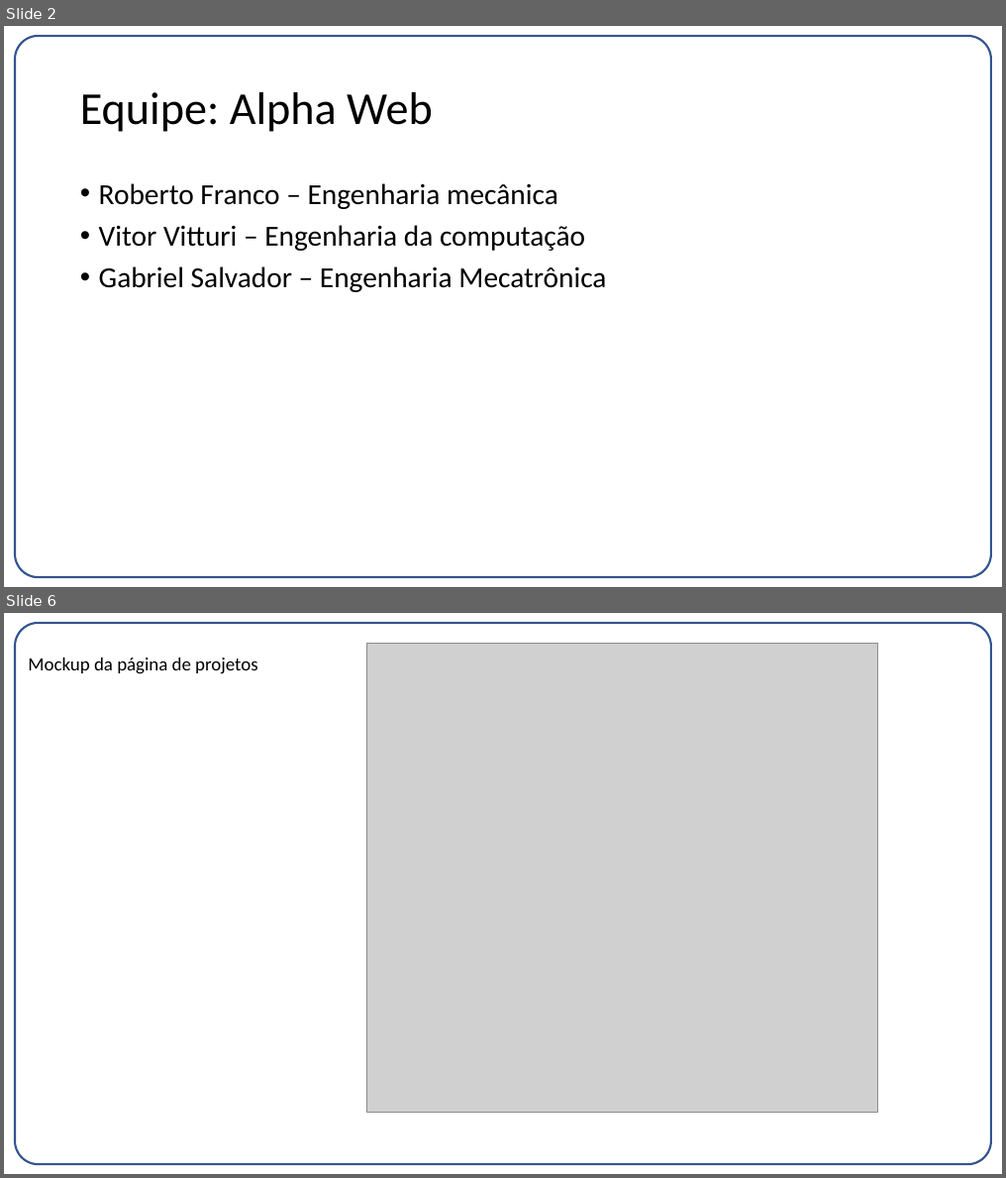
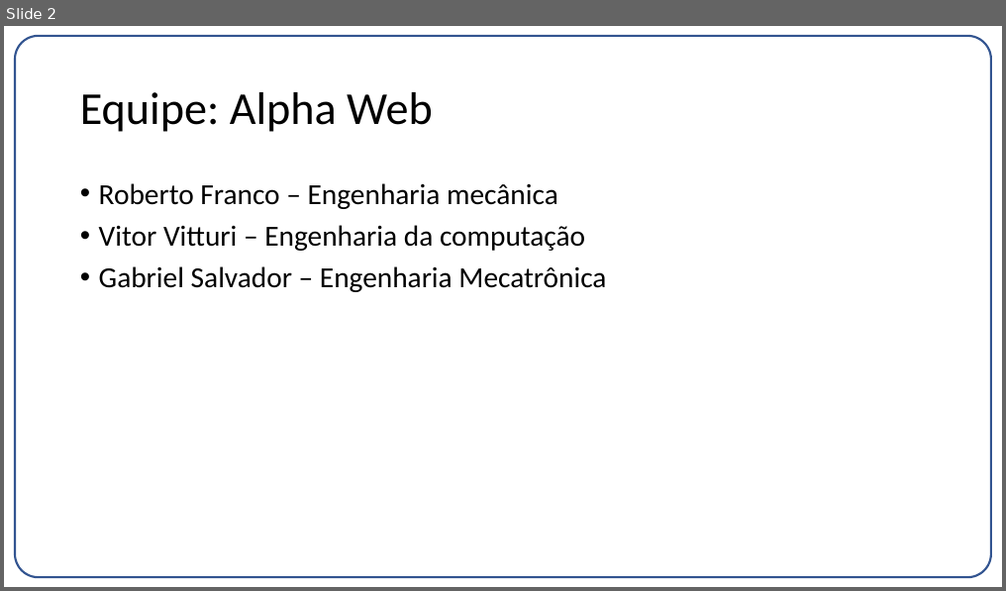
Before and after one commit to betofr1/co-design, a slide deck: Projeto 1/Entrega03.pptx. Shown one above the other, each under a label of ours: slides 2 and 6 before the commit, slide 2 after it; the slides between them are not shown. The pictures are 1006x1178 and 1006x591 pixels, drawn with LibreOffice and Linux fonts; fonts in the diff are those of the drawing; grey boxes stand for pictures. Boxes give left, top, right and bottom in pixels: in the first picture for what was removed or moved away, otherwise in the second. Text is boxed around its words. In the diff, an @@ line names an element or a change of style, - is before the commit and + after.

```diff
--- a/Projeto 1/Entrega03.pptx
+++ b/Projeto 1/Entrega03.pptx
@@ slide 6 removed at (4, 613, 1002, 1174), background #FFFFFF; not listed: 1 template element that a slide beside it also shows @@
@@ text removed at (28, 658, 257, 674) @@
-Mockup da página de projetos
@@ picture removed at (367, 643, 877, 1112) @@
```
Also in this commit, not shown: 4 slides changed, 2 other files.
